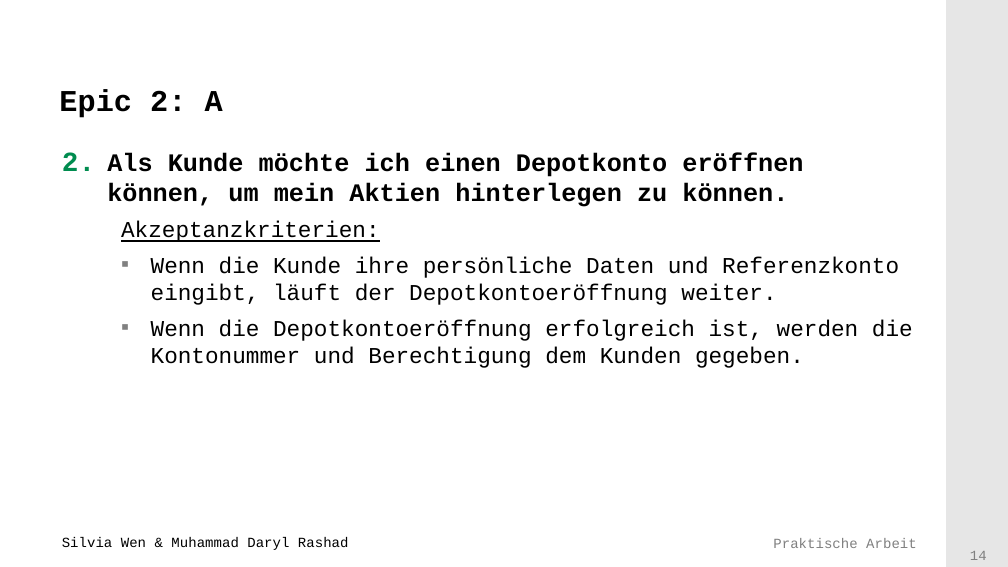
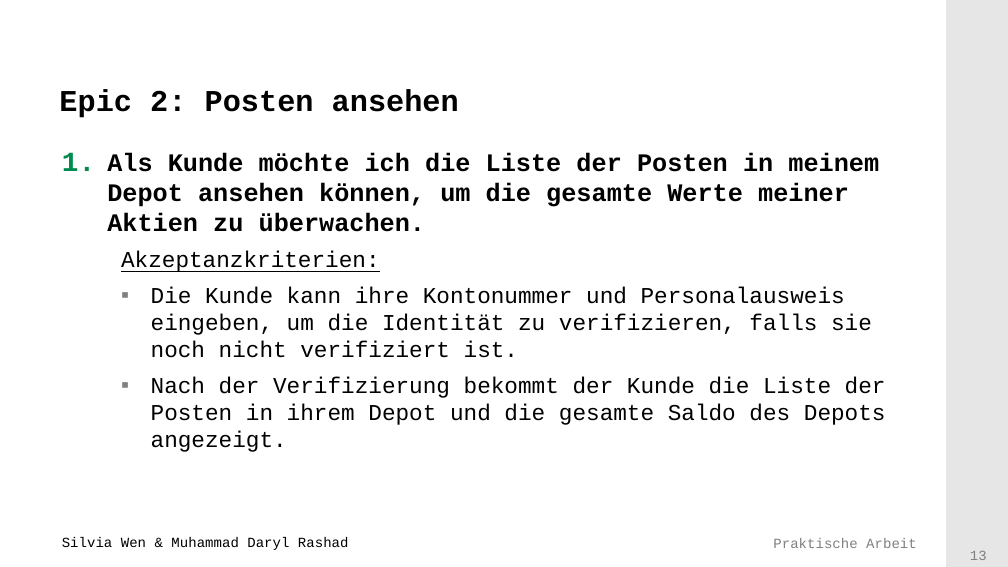
Before and after one commit to Mufasaxi/SimpleBank, a slide deck: slide 13 of Vorlage_Praesentation_2022_Subgroup_2_4_OOA.pptx (slide 14 before the commit). Drawn at 1008x567 pixels with LibreOffice and Linux fonts; fonts in the diff are those of the drawing; background and template pictures are left out. Boxes give left, top, right and bottom in pixels: in the first picture for what was removed or moved away, otherwise in the second. Text is boxed around its words. In the diff, an @@ line names an element or a change of style, - is before the commit and + after.

Commit message:
epic and user stories done

```diff
--- a/Vorlage_Praesentation_2022_Subgroup_2_4_OOA.pptx
+++ b/Vorlage_Praesentation_2022_Subgroup_2_4_OOA.pptx
@@ title at [59,89,459,118]: text changed @@
-Epic 2: A
+Epic 2: Posten ansehen
@@ text at [107,152,879,232]: text changed @@
-2. Als Kunde möchte ich einen Depotkonto eröffnen können, um mein Aktien hinterlegen zu können.
+1. Als Kunde möchte ich die Liste der Posten in meinem Depot ansehen können, um die gesamte Werte meiner Aktien zu überwachen.
@@ text at [151,287,886,452]: text changed @@
-    ▪ Wenn die Kunde ihre persönliche Daten und Referenzkonto eingibt, läuft der Depotkontoeröffnung weiter.
-    ▪ Wenn die Depotkontoeröffnung erfolgreich ist, werden die Kontonummer und Berechtigung dem Kunden gegeben.
+    ▪ Die Kunde kann ihre Kontonummer und Personalausweis eingeben, um die Identität zu verifizieren, falls sie noch nicht verifiziert ist.
+    ▪ Nach der Verifizierung bekommt der Kunde die Liste der Posten in ihrem Depot und die gesamte Saldo des Depots angezeigt.
@@ page number at [970,551,987,560]: text changed @@
-14
+13
```
Also in this commit, not shown: 1 other slide changed, 1 slide added, 1 slide removed.
